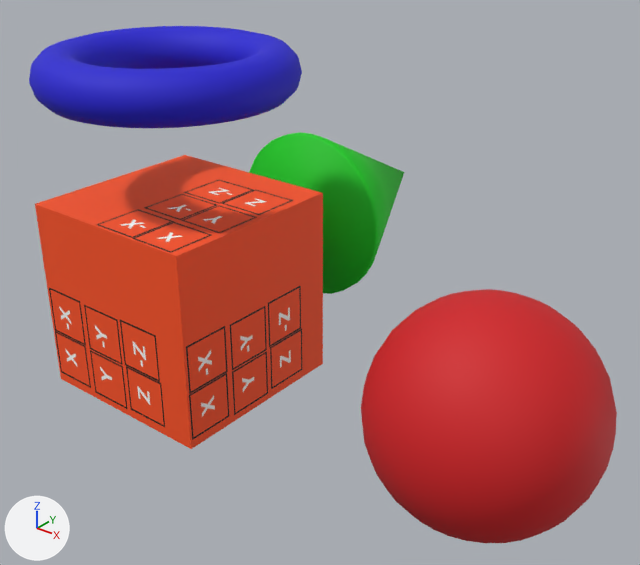
What one commit did to the OBJ model demo/data/IcDemo/MixShapes/MixShapes.obj.
Rendered twice from a 50 mm camera at (6.26, -5.62, 5.16) aimed at (1.16, 0.75, 1.21). Every picture has the same lights, and +X, +Y and +Z are marked at lower left. Where no turn or scale is listed for an object, it has been applied to the vertices.
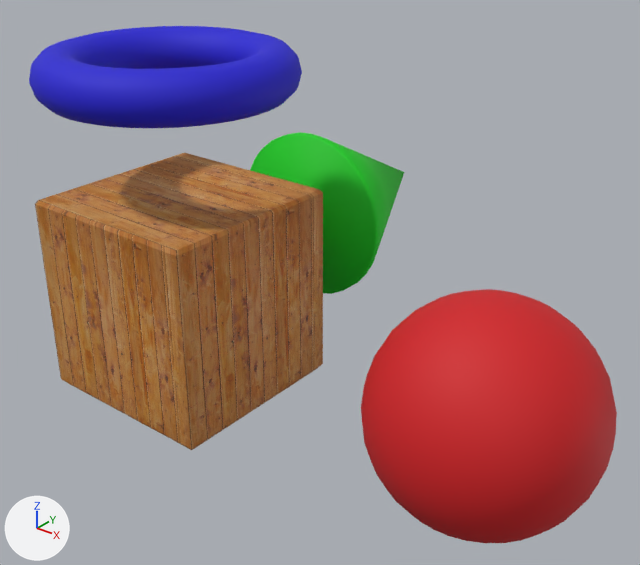
Scene script edits in JSON lines:
```json
{"op": "add", "block": "img_woodtex_png", "code": ["img_woodtex_png = load_image('woodTex.png', 'woodTex.png', 1024, 1024, 'sRGB')"]}
{"op": "set", "path": "mat_matcube.texture", "old": "img_mixshapes_png", "new": "img_woodtex_png"}
{"block": "me_cube", "where": "# used by ob_cube; location = (0.0, 0.0, 0.0)"}
{"op": "remove", "block": "me_cube", "code": "me_cube.from_pydata(...)  # 8 vertices, 12 faces; spans x -1.0..1.0, y -1.0..1.0, z 0.07..2.07"}
{"op": "add", "block": "me_cube", "code": "me_cube.from_pydata(...)  # 16 vertices, 28 faces; spans x -1.0..1.0, y -1.0..1.0, z 0.0..2.11"}
{"block": "me_cube", "change": "me_cube part 1: 8 vertices added at x -0.97..0.97, y -0.97..0.97, z 0.0..2.11"}
```

Location of each change, (x1, y1, x2, y2) in pixels of the pictures (640 x 565 px):
```json
{"object": "Cube", "change": "surface changed, reshaped", "before": [35, 155, 323, 449], "after": [35, 153, 323, 450], "on screen": "red to brown"}
{"part": 1, "of": "me_cube", "change": "added", "after": [35, 153, 323, 450], "on screen": "brown"}
```
